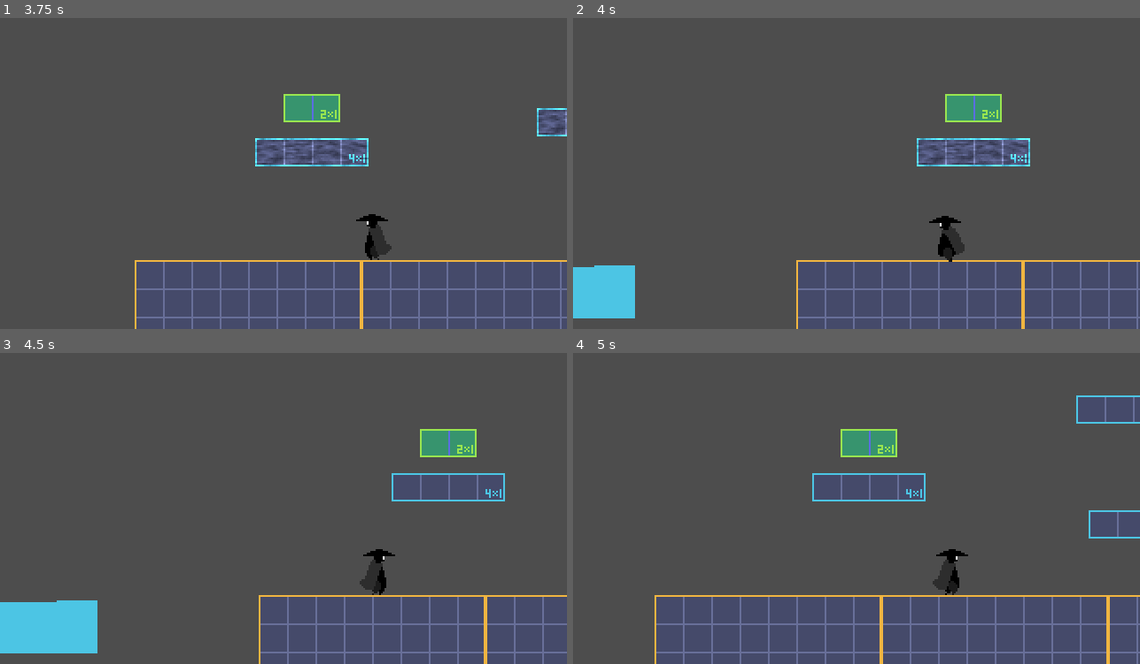
Above: before the commit, frames 1-4 (two rows, left to right).
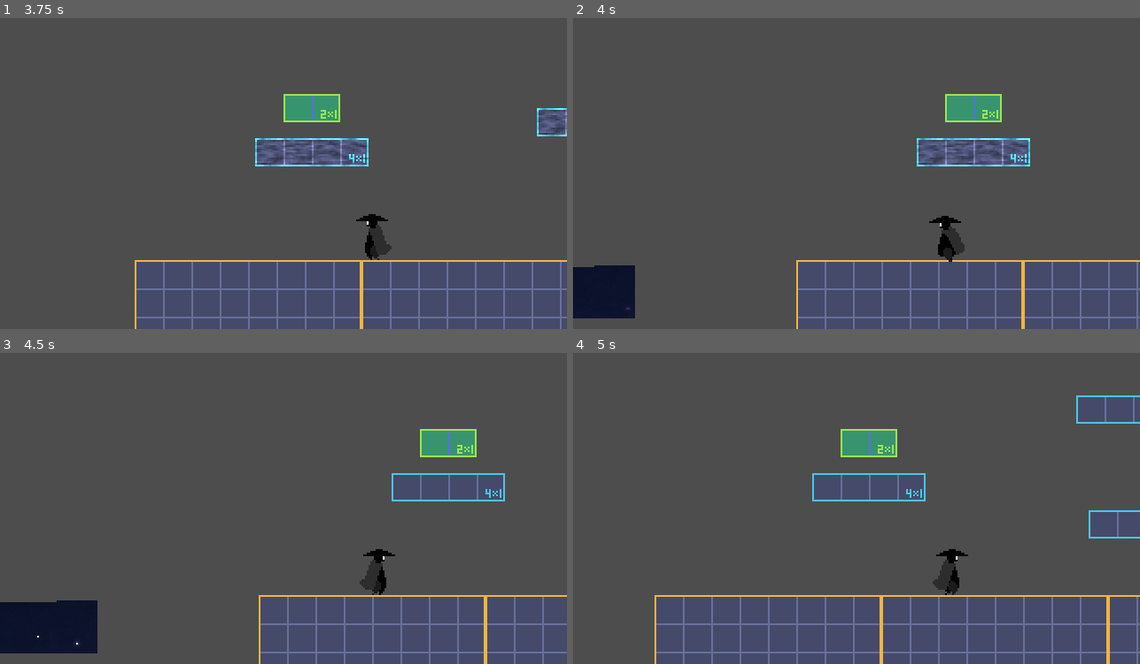
Above: after the commit, the same moments.

Repository: francosorbello/the-last-dance
Game: Godot game, scene res://tests/test.tscn
The game is run twice, just before and just after one commit, with the same random seed, the same clock (stepped at 60 frames per second) and the same inputs. The project has no main scene, so this scene is started directly.
Inputs (mouse positions are in pixels of both pictures, inside the frame that each line leads up to):
- Up to frame 1 (3.75 s): move the mouse to (255, 232) at 0.52 s; hold C (freeze) 0.53-1.28 s; hold Right (move_right) 0.53-2.03 s; tap Space (jump) at 0.77, 1.52, 3.02 s; move the mouse to (453, 217) at 1.27 s; tap C (freeze) at 1.35, 2.85 s; move the mouse to (113, 123) at 2.02 s; hold C (freeze) 2.03-2.78 s; hold Left (move_left) from 2.03 s (still down); move the mouse to (311, 170) at 2.77 s; move the mouse to (198, 89) at 3.52 s; hold C (freeze) from 3.53 s (still down)
- Up to frame 2 (4 s): keep holding Left (move_left); keep holding C (freeze); tap Space (jump) at 3.77 s
- Up to frame 3 (4.5 s): move the mouse to (408, 489) at 4.27 s; release Left (move_left) at 4.28 s; release C (freeze) at 4.28 s; hold Right (move_right) from 4.28 s (still down); tap C (freeze) at 4.35 s
- Up to frame 4 (5 s): keep holding Right (move_right); tap Space (jump) at 4.52 s

Frame 1 is identical in both runs. In frame 2, 1.8% of the frame differs, in the area x 0-11%, y 79-97%; in frame 3, 2.9%, in the area x 0-18%, y 79-97%; in frame 4, nothing differs.

Commit message:
added shader to moving belt

Diff:
--- a/freezables/moving_belt/moving_belt.tscn
+++ b/freezables/moving_belt/moving_belt.tscn
@@ -1,24 +1,53 @@
-[gd_scene load_steps=5 format=3 uid="uid://dwhodtrhy5nid"]
+[gd_scene load_steps=7 format=3 uid="uid://dwhodtrhy5nid"]
 
 [ext_resource type="Script" uid="uid://c5oytandxvq6m" path="res://freezables/moving_belt/moving_belt.gd" id="1_yw4hm"]
+[ext_resource type="Shader" uid="uid://3obmuvf45foq" path="res://freezables/moving_belt/starfield.gdshader" id="2_1qfyv"]
 [ext_resource type="Texture2D" uid="uid://dgvp4j3v7donw" path="res://assets/platform.png" id="2_jmptf"]
 [ext_resource type="PackedScene" uid="uid://du2n7hnfpoyuw" path="res://freezables/freezable_component.tscn" id="3_q3xvv"]
 
-[sub_resource type="Curve2D" id="Curve2D_jmptf"]
-bake_interval = 50.0
+[sub_resource type="Curve2D" id="Curve2D_q3xvv"]
+
+[sub_resource type="ShaderMaterial" id="ShaderMaterial_61or5"]
+shader = ExtResource("2_1qfyv")
+shader_parameter/enabled = true
+shader_parameter/density = 150.0
+shader_parameter/layer_parascale = 2
+shader_parameter/speedx = 0.2
+shader_parameter/speedy = 0.0
+shader_parameter/star_horizontal_wave = 0.3
+shader_parameter/star_size = 3.0
+shader_parameter/twinkle_effect = 0.6
+shader_parameter/twinkle_speed = 0.3
+shader_parameter/fbm_strength = 0.12
+shader_parameter/fbm_mix = 0.07
+shader_parameter/fbm_freq = 4.0
+shader_parameter/fbm_amp = 1.5
+shader_parameter/fbm_speed = 5.0
+shader_parameter/warp_scale = 2.0
+shader_parameter/cloud_freq = 40.0
+shader_parameter/cloud_amp = 0.02
+shader_parameter/cloud_speed = 5.0
+shader_parameter/cloud_color_ci1 = 0.75
+shader_parameter/cloud_color_ci2 = 0.45
+shader_parameter/cloud_color_ci3 = 0.9
+shader_parameter/cloud_color_shiftx = 0.0
+shader_parameter/cloud_color_shifty = 0.0
+shader_parameter/background_color = Color(0.02, 0.04, 0.12, 1)
 
 [node name="MovingBelt" type="Path2D"]
-curve = SubResource("Curve2D_jmptf")
+curve = SubResource("Curve2D_q3xvv")
 script = ExtResource("1_yw4hm")
 
 [node name="Area2D" type="Area2D" parent="."]
 
 [node name="Polygon2D" type="Polygon2D" parent="Area2D"]
+material = SubResource("ShaderMaterial_61or5")
 texture = ExtResource("2_jmptf")
 
 [node name="CollisionPolygon2D" type="CollisionPolygon2D" parent="Area2D"]
 
 [node name="AnchorPoint" type="PathFollow2D" parent="."]
+position = Vector2(20, 49)
 rotates = false
 loop = false
 
--- /dev/null
+++ b/freezables/moving_belt/starfield.gdshader
@@ -0,0 +1,203 @@
+shader_type canvas_item;
+
+uniform bool enabled;
+uniform float density : hint_range(0.0, 300.0, 1.) = 150.;
+uniform int layer_parascale : hint_range(0, 5, 1) = 2;
+uniform float speedx : hint_range(-10.0, 10.0, 0.1) = 0.2;
+uniform float speedy : hint_range(-10.0, 10.0, 0.1) = 0.;
+uniform float star_horizontal_wave : hint_range(0.0, 10.0, 0.1) = 0.3;
+uniform float star_size : hint_range(0.0, 100.0, 0.1) = 3.0;
+uniform float twinkle_effect : hint_range(0.0, 1.0, 0.1) = 0.6;
+uniform float twinkle_speed : hint_range(0.0, 100.0, 0.1) = 0.3;
+
+uniform float fbm_strength : hint_range(0.0, 3.0, 0.01) = 0.12;
+uniform float fbm_mix : hint_range(0.0, 1.0, 0.01) = 0.07;
+uniform float fbm_freq : hint_range(0, 200, 1) = 4;
+uniform float fbm_amp : hint_range(0, 10., 0.01) = 1.5;
+uniform float fbm_speed : hint_range(-10.0, 10.0, 0.01) = 5.;
+uniform float warp_scale : hint_range(0, 10., 0.01) = 2.;
+
+uniform float cloud_freq : hint_range(0, 100, 1) = 40;
+uniform float cloud_amp : hint_range(0, 1., 0.01) = 0.02;
+uniform float cloud_speed : hint_range(0, 10., 0.01) = 5.;
+
+uniform float cloud_color_ci1 : hint_range(0, 1., 0.01) = 0.75;
+uniform float cloud_color_ci2 : hint_range(0, 1., 0.01) = 0.45;
+uniform float cloud_color_ci3 : hint_range(0, 1., 0.01) = 0.9;
+uniform float cloud_color_shiftx : hint_range(-100, 100., 0.5) = 0.;
+uniform float cloud_color_shifty : hint_range(-100, 100., 0.5) = 0.;
+
+uniform vec3 background_color : source_color = vec3(0.02, 0.04, 0.12); // Dark blue background
+// Star-related functions
+float onedx(float x) {
+    return x == 0. ? 1. : 1.0/x;
+}
+
+float onedx2(float x) {
+    return onedx(x)*onedx(x);
+}
+
+float getBetaW(float x, float f, float size) {
+    return size*x*PI/f;
+}
+
+float getBetaH(float y, float f, float size) {
+    return size*y*PI/f;
+}
+
+float getI(vec2 uv, float f, vec2 SIZE) {
+    return onedx2(getBetaW(uv.x, f, SIZE.x))*onedx2(getBetaH(uv.y, f, SIZE.y));
+}
+
+// Random function
+float random(vec2 st) {
+    return fract(sin(dot(st.xy, vec2(12.9898, 78.233))) * 43759.5453123);
+}
+
+// Noise function
+float noise(vec2 st) {
+    vec2 i = floor(st);
+    vec2 f = fract(st);
+
+    float a = random(i);
+    float b = random(i + vec2(1.0, 0.0));
+    float c = random(i + vec2(0.0, 1.0));
+    float d = random(i + vec2(1.0, 1.0));
+
+    vec2 u = f * f * (3.0 - 2.0 * f);
+
+    return mix(a, b, u.x) +
+           (c - a) * u.y * (1.0 - u.x) +
+           (d - b) * u.x * u.y;
+}
+
+// Fractal noise (FBM)
+float fbm(vec2 st) {
+
+    float value = 0.0;
+    float freq = fbm_freq;
+    float amp = fbm_amp;
+
+    for(int i = 0; i < 5; i++) {
+        value += fbm_amp * noise(st * freq);
+        freq *= 2.7;//2.
+        amp *= 0.5;
+    }
+
+    return value;
+}
+
+vec2 clouduv(vec2 uv, float time, vec2 centers[6]){
+
+    const int count = 3;
+    const vec2 flowDir = vec2(0.20, -0.07);
+
+    vec2 cloud_shiftspeed = time * vec2(speedx * float(enabled), speedy) * fbm_speed;
+    vec2 p = uv * warp_scale - cloud_shiftspeed;
+    vec2 warp = vec2(
+        fbm(p + vec2(5.2, 1.3) + time*flowDir*1.2),
+        fbm(p + vec2(-2.8, 3.1) - time*flowDir*0.9)
+    );
+
+    uv += (warp - 0.5) * fbm_strength;
+
+    for(int i=0; i<count; i++){
+        vec2 toC = uv - centers[i];
+        float r  = length(toC) + 1e-6;
+        float rip = sin(r * cloud_freq - time * cloud_speed) * cloud_amp;
+        uv += normalize(toC) * rip;
+    }
+
+    return uv;
+}
+
+vec2 getSnowflakeWorldCenter(vec2 gridId, vec2 timeOffset, vec2 snowOffset, float layerScale) {
+
+    return (gridId + snowOffset + timeOffset) / layerScale;
+}
+
+vec2 rotate(vec2 uv, float addtheta) {
+
+    float theta = atan(uv.y, uv.x) + addtheta;
+    float r = sqrt(uv.x*uv.x + uv.y*uv.y);
+    vec2 ruv;
+    ruv.x = r*cos(theta);
+    ruv.y = r*sin(theta);
+
+    return ruv;
+}
+
+void fragment() {
+
+    vec3 color = background_color;
+
+    vec2 screen_size = 1.0 / SCREEN_PIXEL_SIZE;
+    vec2 st = SCREEN_UV;
+    st.x = st.x / screen_size.y * screen_size.x;
+
+    vec2 cuv = (st - 0.5) * 2.0;
+
+    // Multi-layer star effect
+    for(int layer = 0; layer < 4; layer++) {
+
+        float layerScale = exp(float(layer*layer_parascale + 1) * density * 0.002);
+        vec2 layerSpeed = vec2(speedx * float(enabled), speedy) * vec2(1.0 + float(layer) * 0.3);
+        float layerSize = star_size * (1.0 - float(layer) * 0.2);
+
+        // Calculate coordinates for each layer
+        vec2 layerSt = st * layerScale;
+        vec2 cuvSt = cuv;
+
+        // Add time-based animation
+        vec2 timeOffset = TIME * layerSpeed * 1.0;
+        layerSt -= timeOffset;
+
+        // Get grid coordinates
+        vec2 gridSt = fract(layerSt);
+        vec2 gridId = floor(layerSt);
+
+        // Generate random star in each grid
+        float randSeed = random(gridId);
+
+        // Random position within grid
+        vec2 snowPos = vec2(
+            0.5 + 0.3 * sin(randSeed * 6.28 + TIME * star_horizontal_wave),
+            0.5 + 0.2 * cos(randSeed * 12.56)
+        );
+
+        float dist = distance(gridSt, snowPos);
+
+        // Star size and brightness
+        float snowSize = layerSize * 0.01 * (0.5 + 0.5 * randSeed);
+        float brightness = 1.0 - float(layer) * 0.3;
+
+        float M = exp(-dist * dist / (snowSize * snowSize));
+
+        // Rotation
+        float rotateAngle = 0.01 * (TIME * cos(randSeed * 120.0 + TIME * 0.05));
+
+        // Create star shape
+        vec2 fst = rotate(cuvSt - (getSnowflakeWorldCenter(gridId, timeOffset, snowPos, layerScale) - 0.5)*2.0, rotateAngle);
+
+        float snowflake = M*0.5*(getI(fst, 0.8 - dist*42.0, vec2(1.0/snowSize)) + 1.);
+
+        // Add twinkle effect
+        float twinkle = (1. - twinkle_effect) + twinkle_effect * (sin(randSeed * 100.0 + TIME * twinkle_speed) * cos(randSeed * 120.0 + TIME * (twinkle_speed + 2.)));
+        snowflake *= twinkle;
+
+        vec3 colortype = vec3(random(gridId-3.0), random(gridId+7.0), random(gridId+5.0));
+
+        // Accumulate star effect
+        color = max(color + (snowflake * brightness) * colortype, color);
+    }
+
+    vec2 centers[6];
+    centers[0] = vec2(-0.3,0.4);
+    centers[1] = vec2(0.7,-0.5);
+    centers[2] = vec2(-0.5,0.7);
+
+    cuv -= vec2(cloud_color_shiftx, cloud_color_shifty);
+    vec2 fuv = clouduv(cuv, TIME, centers);
+
+    COLOR = vec4(mix(color, vec3(fuv.x*(1. - cloud_color_ci1) + fuv.y*cloud_color_ci2, fuv.x*(1. - cloud_color_ci3) + fuv.y*cloud_color_ci2, fuv.x*(1. - cloud_color_ci3) + fuv.y*cloud_color_ci1), fbm_mix), 1.0);
+}
--- a/ice.tres
+++ b/ice.tres
@@ -12,18 +12,6 @@
 
 
 
-
-void fragment() {
-	vec4 n_out3p0;
-// Texture2D:3
-	n_out3p0 = texture(TEXTURE, UV);
-
-
-// Output:0
-	COLOR.rgb = vec3(n_out3p0.xyz);
-
-
-}
 "
 graph_offset = Vector2(-216.108, -8.15706)
 mode = 1
@@ -31,5 +19,5 @@
 nodes/fragment/2/node = SubResource("VisualShaderNodeInput_c42vv")
 nodes/fragment/2/position = Vector2(-200, 180)
 nodes/fragment/3/node = SubResource("VisualShaderNodeTexture_v18ig")
-nodes/fragment/3/position = Vector2(140, 120)
-nodes/fragment/connections = PackedInt32Array(2, 0, 3, 2, 3, 0, 0, 0)
+nodes/fragment/3/position = Vector2(220, 180)
+nodes/fragment/connections = PackedInt32Array(2, 0, 3, 2)
--- /dev/null
+++ b/tests/moving_belt_shader.gdshader
@@ -0,0 +1,34 @@
+shader_type canvas_item;
+
+uniform vec3 blob_color : source_color;
+uniform vec3 enabled_color : source_color;
+uniform float darken_intensity = 1.0;
+uniform sampler2D noise_texture : repeat_enable;
+uniform vec2 moveDir = vec2(1.0,0.0);
+uniform float speed = 0.05;
+uniform float effect_intensity : hint_range(0.0, 1.0, 0.1) = 1.0;
+uniform bool enabled = true;
+void vertex() {
+	// Called for every vertex the material is visible on.
+}
+
+void fragment() {
+	vec2 sample_speed = moveDir * speed;
+	vec2 noise_uv = UV;
+	noise_uv = noise_uv + moveDir * speed * TIME;
+	COLOR = texture(TEXTURE, UV); // Read from texture again.
+	vec4 noise_color = texture(noise_texture,noise_uv);
+
+	if (enabled) {
+		COLOR.rgb = enabled_color * noise_color.r * effect_intensity;
+		COLOR.xyz = COLOR.xyz * darken_intensity * effect_intensity;
+		COLOR.a = 1.0;
+	} else {
+		COLOR.rgb = blob_color;
+	}
+}
+
+//void light() {
+//	// Called for every pixel for every light affecting the CanvasItem.
+//	// Uncomment to replace the default light processing function with this one.
+//}
--- /dev/null
+++ b/tests/moving_belt_shader.tscn
@@ -0,0 +1,14 @@
+[gd_scene load_steps=3 format=3 uid="uid://bsmx8wlff6fmt"]
+
+[ext_resource type="PackedScene" uid="uid://dwhodtrhy5nid" path="res://freezables/moving_belt/moving_belt.tscn" id="1_u0nhl"]
+
+[sub_resource type="Curve2D" id="Curve2D_u0nhl"]
+_data = {
+"points": PackedVector2Array(0, 0, 0, 0, 31, 90, 0, 0, 0, 0, 167, 90)
+}
+point_count = 2
+
+[node name="MovingBeltShader" type="Node2D"]
+
+[node name="MovingBelt" parent="." instance=ExtResource("1_u0nhl")]
+curve = SubResource("Curve2D_u0nhl")
Not shown, added: freezables/moving_belt/starfield.gdshader.uid
Not shown, added: tests/moving_belt_shader.gdshader.uid
